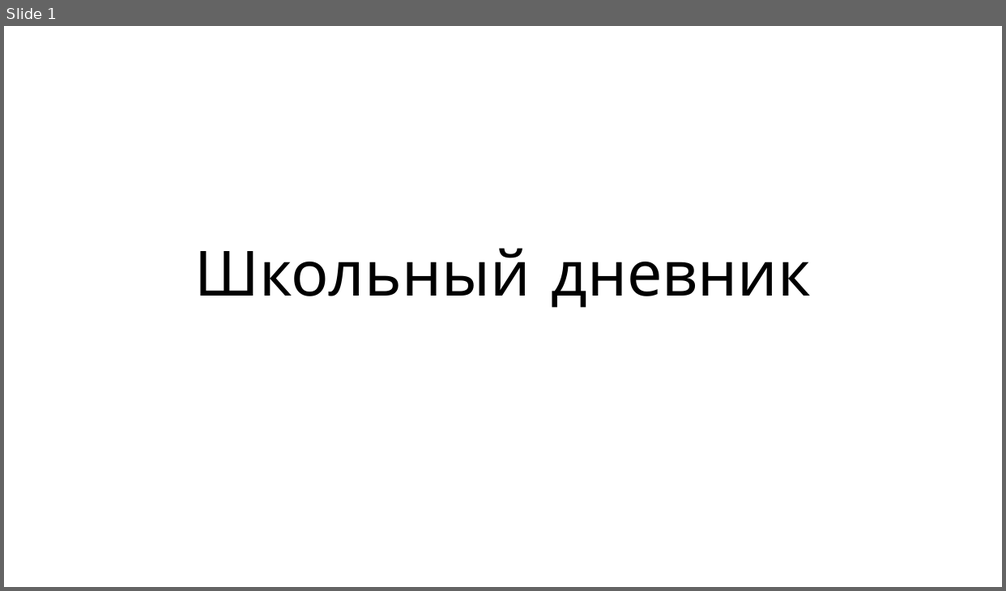
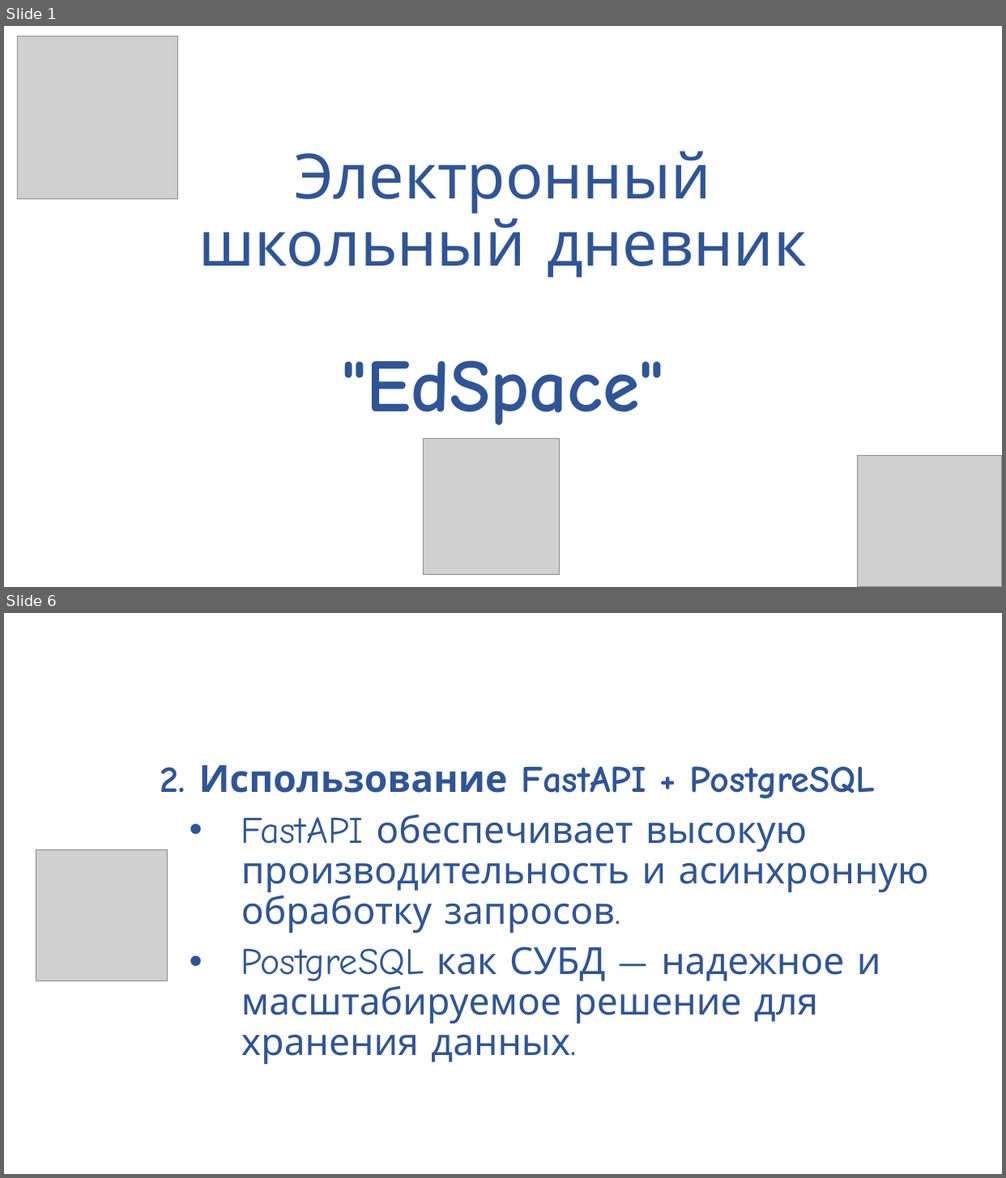
Before and after one commit to RobikRobi/School-diary, a slide deck: presentation/Презентация.pptx. Shown one above the other, each under a label of ours: slide 1 before the commit, slides 1 and 6 after it; the slides between them are not shown. The pictures are 1006x591 and 1006x1178 pixels, drawn with LibreOffice and Linux fonts; fonts in the diff are those of the drawing; grey boxes stand for pictures. Boxes give left, top, right and bottom in pixels: in the first picture for what was removed or moved away, otherwise in the second. Text is boxed around its words. In the diff, an @@ line names an element or a change of style, - is before the commit and + after.

```diff
--- a/presentation/Презентация.pptx
+++ b/presentation/Презентация.pptx
@@ slide 6 added at [4, 613, 1002, 1174], background #FFFFFF @@
@@ text added at [160, 765, 929, 1063], 36 pt, text #2F5597 @@
+2. Использование FastAPI + PostgreSQL
+• FastAPI обеспечивает высокую производительность и асинхронную обработку запросов.
+• PostgreSQL как СУБД — надежное и масштабируемое решение для хранения данных.
@@ picture added at [36, 850, 168, 982] @@
@@ slide 1 changed as well @@
@@ picture added at [18, 37, 177, 199] @@
@@ title "Электронный школьный дневник "EdSpace"" at [199, 151, 807, 425]: vertical alignment bottom to middle @@
@@ title at [199, 151, 807, 425]: text changed; text colour #000000 to #2F5597 @@
-Школьный дневник
+Электронный школьный дневник
+"EdSpace"
@@ picture added at [424, 438, 560, 574] @@
@@ picture added at [859, 456, 1002, 587] @@
```
Also in this commit, not shown: 10 other slides changed, 12 other slides added.
